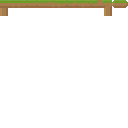
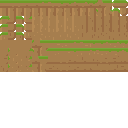
Layer changes from the first 128 × 128 image to the second:
added layer "Layer 12" above "Layer 11" over bbox(46, 40, 128, 72)
renamed "Layer 2" to "Layer 11", painted on it over bbox(0, 5, 128, 72)
